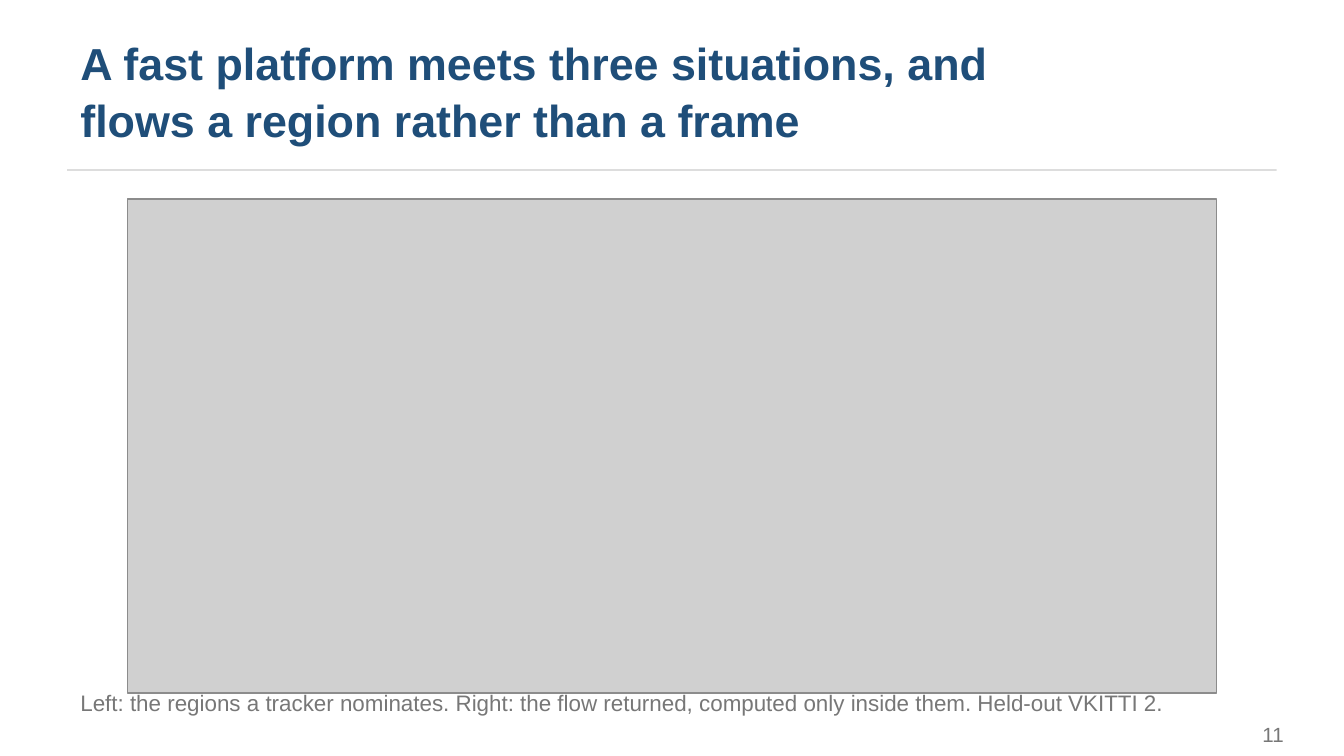
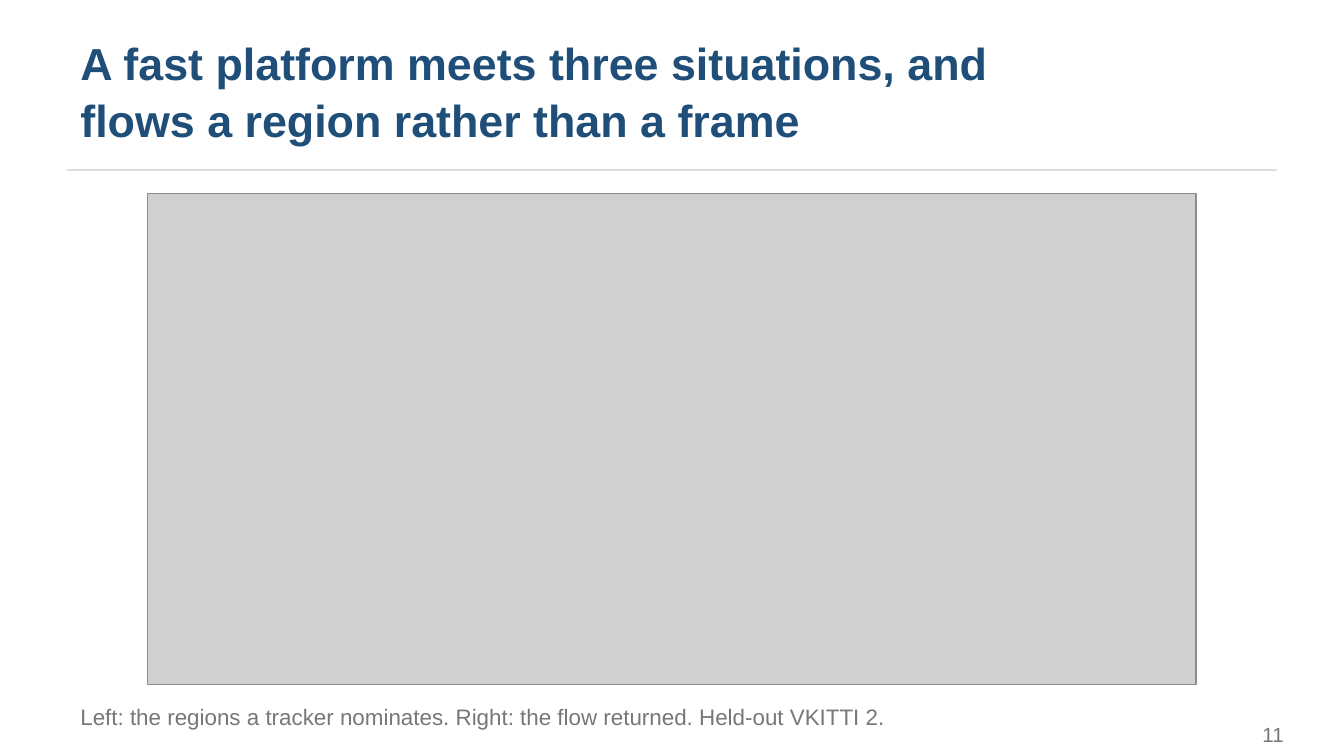
Before and after one commit to shrirag10/Neuflowv3, a slide deck: slide 11 of docs/NeuFlow_v3_Presentation.pptx. Drawn at 1344x756 pixels with LibreOffice and Linux fonts; fonts in the diff are those of the drawing; grey boxes stand for pictures. Boxes give left, top, right and bottom in pixels: in the first picture for what was removed or moved away, otherwise in the second. Text is boxed around its words. In the diff, an @@ line names an element or a change of style, - is before the commit and + after.

Commit message:
report and deck: fix figure and float layout
Report:
- the interface listing was breaking across a column boundary; it is now a
  float (Fig. 2) so it stays whole
- the aerial scenario figure was a full-width float stranded on the last page,
  away from the text discussing it; it is now a single-column figure adjacent
  to the cross-domain subsection
- balance the final page, which had one full column and one empty
- shorten the margin-table caption

Figures:
- new scripts/tighten_figure.py drops the outer white margin and any wide
  internal gutter. Both scenario figures had a title band spanning a margin no
  panel used, costing ~19% of the driving figure's width and ~24% of the
  aerial one's; the captions already carry that title
- the risk-coverage legend sat on top of the v2 line at 2.324; moved

Deck picks up the tightened figures and its two scenario slides are resized to
suit their new aspect ratios.

```diff
--- a/docs/NeuFlow_v3_Presentation.pptx
+++ b/docs/NeuFlow_v3_Presentation.pptx
@@ picture: place and size @@
-picture at [128, 199, 1216, 694]
+picture at [148, 194, 1196, 684]
@@ text at [80, 709, 885, 730]: text changed @@
-Left: the regions a tracker nominates. Right: the flow returned, computed only inside them. Held-out VKITTI 2.
+Left: the regions a tracker nominates. Right: the flow returned. Held-out VKITTI 2.
```
Also in this commit, not shown: 1 other slide changed, 5 other files.
